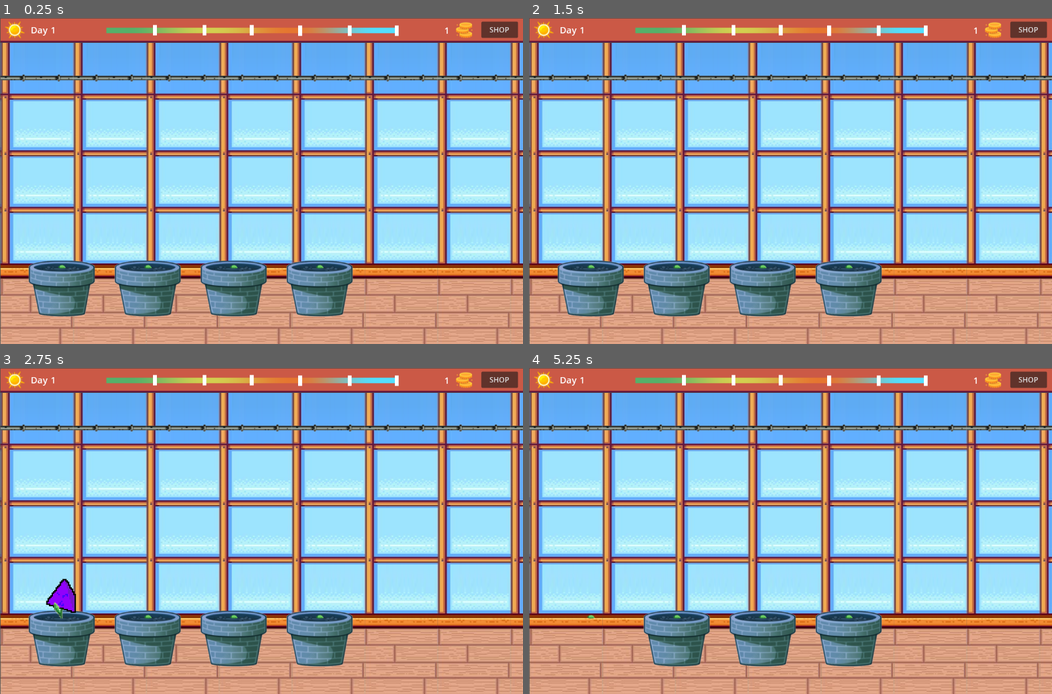
Above: before the commit, frames 1-4 (two rows, left to right).
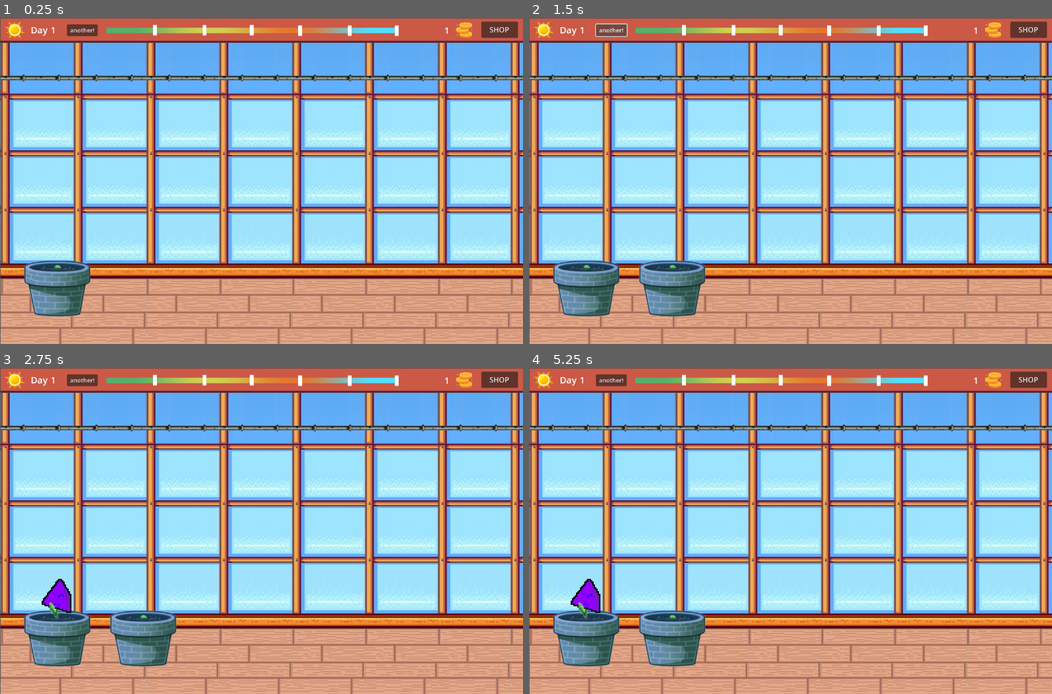
Above: after the commit, the same moments.

Repository: vickyfray/dice-farm-sim
Game: Godot game, scene res://scenes/main.tscn
Two runs of this game, one before a commit and one after it. Both use one fixed random seed, a clock stepped at 60 frames per second and the inputs below. The project has no main scene, so this scene is started directly.
Inputs (mouse positions are in pixels of both pictures, inside the frame that each line leads up to):
- Up to frame 1 (0.25 s): no input
- Up to frame 2 (1.5 s): click (591, 288) at 0.52 s; click (612, 31) at 1.25 s, where only the run after the commit has a clickable "another!"
- Up to frame 3 (2.75 s): click (62, 544) at 2.02 s
- Up to frame 4 (5.25 s): click (586, 638) at 2.77 s; click "SHOP" at 3.5 s; click "SHOP" at 4.25 s; click (591, 638) at 5.02 s

The runs differ from the first frame. In frame 1, 6.5% of the frame differs, in the area x 4-68%, y 1-92%; in frame 2, 5.4%; in frame 3, 5.8%; in frame 4, 6.9%.

Commit message:
another!

Diff:
--- /dev/null
+++ b/scenes/another.gd
@@ -0,0 +1,14 @@
+extends Button
+
+# Preload the scene you want to instance
+@onready var plant_pot_scene: PackedScene = preload("res://scenes/plant_pot.tscn")
+
+func _on_pressed() -> void:
+	# Instance the plant pot
+	var plant_pot = plant_pot_scene.instantiate()
+
+	# Get the HBoxContainer
+	var hbox = get_parent().get_node("ScrollContainer/MarginContainer/HBoxContainer")
+
+	# Add plant pot as a child
+	hbox.add_child(plant_pot)
--- a/scenes/main.tscn
+++ b/scenes/main.tscn
@@ -1,8 +1,9 @@
-[gd_scene load_steps=4 format=3 uid="uid://m24acdqdq7le"]
+[gd_scene load_steps=5 format=3 uid="uid://m24acdqdq7le"]
 
 [ext_resource type="Texture2D" uid="uid://ofubvak5x2sp" path="res://assets/images/backdrop.png" id="1_888q2"]
 [ext_resource type="Texture2D" uid="uid://cfyelivq48vhv" path="res://assets/images/top-bar.png" id="2_cdo5m"]
-[ext_resource type="PackedScene" uid="uid://csbeax6hobagr" path="res://plant_pot.tscn" id="3_huqx6"]
+[ext_resource type="Script" path="res://scenes/another.gd" id="3_14bsv"]
+[ext_resource type="PackedScene" uid="uid://cm27f41afdxil" path="res://scenes/plant_pot.tscn" id="3_huqx6"]
 
 [node name="Main" type="Node2D"]
 
@@ -52,6 +53,15 @@
 offset_bottom = 44.0
 text = "SHOP"
 
+[node name="Another" type="Button" parent="CanvasLayer"]
+offset_left = 148.0
+offset_top = 14.0
+offset_right = 216.0
+offset_bottom = 40.0
+theme_override_font_sizes/font_size = 13
+text = "another!"
+script = ExtResource("3_14bsv")
+
 [node name="ScrollContainer" type="ScrollContainer" parent="CanvasLayer"]
 layout_direction = 2
 offset_left = 1.0
@@ -62,30 +72,20 @@
 vertical_scroll_mode = 0
 scroll_deadzone = 30
 
-[node name="HBoxContainer" type="HBoxContainer" parent="CanvasLayer/ScrollContainer"]
+[node name="MarginContainer" type="MarginContainer" parent="CanvasLayer/ScrollContainer"]
+custom_minimum_size = Vector2(20, 200)
+layout_direction = 2
+layout_mode = 2
+theme_override_constants/margin_left = 50
+theme_override_constants/margin_right = 50
+
+[node name="HBoxContainer" type="HBoxContainer" parent="CanvasLayer/ScrollContainer/MarginContainer"]
 layout_mode = 2
 size_flags_horizontal = 3
 size_flags_vertical = 3
 theme_override_constants/separation = 40
 
-[node name="MarginContainerLeft" type="MarginContainer" parent="CanvasLayer/ScrollContainer/HBoxContainer"]
-custom_minimum_size = Vector2(20, 200)
-layout_direction = 2
+[node name="PlantPot" parent="CanvasLayer/ScrollContainer/MarginContainer/HBoxContainer" instance=ExtResource("3_huqx6")]
 layout_mode = 2
 
-[node name="PlantPot" parent="CanvasLayer/ScrollContainer/HBoxContainer" instance=ExtResource("3_huqx6")]
-layout_mode = 2
-
-[node name="PlantPot2" parent="CanvasLayer/ScrollContainer/HBoxContainer" instance=ExtResource("3_huqx6")]
-layout_mode = 2
-
-[node name="PlantPot3" parent="CanvasLayer/ScrollContainer/HBoxContainer" instance=ExtResource("3_huqx6")]
-layout_mode = 2
-
-[node name="PlantPot4" parent="CanvasLayer/ScrollContainer/HBoxContainer" instance=ExtResource("3_huqx6")]
-layout_mode = 2
-
-[node name="MarginContainerRight" type="MarginContainer" parent="CanvasLayer/ScrollContainer/HBoxContainer"]
-custom_minimum_size = Vector2(20, 200)
-layout_direction = 2
-layout_mode = 2
+[connection signal="pressed" from="CanvasLayer/Another" to="CanvasLayer/Another" method="_on_pressed"]
--- /dev/null
+++ b/scenes/plant_button.gd
@@ -0,0 +1,20 @@
+extends TextureButton
+
+@onready var states := [
+	preload("res://assets/images/plant-stage1.png"),
+	preload("res://assets/images/plant-stage2.png"),
+	# preload("res://assets/images/plant-stage3.png"),
+	preload("res://assets/images/plant-stage4.png"),
+	# preload("res://assets/images/plant-stage5.png"),
+	# preload("res://assets/images/plant-stage6.png"),
+	preload("res://assets/images/plant-stage7.png"),
+]
+
+var current_state := 0
+
+func _ready() -> void:
+	texture_normal = states[current_state]
+
+func _on_pressed() -> void:
+	current_state = (current_state + 1) % states.size()
+	texture_normal = states[current_state]
--- a/scenes/plant_pot.tscn
+++ b/scenes/plant_pot.tscn
@@ -1,14 +1,11 @@
-[gd_scene load_steps=8 format=3 uid="uid://csbeax6hobagr"]
+[gd_scene load_steps=6 format=3 uid="uid://cm27f41afdxil"]
 
 [ext_resource type="Script" path="res://scripts/plant_pot.gd" id="1_3td4i"]
 [ext_resource type="Texture2D" uid="uid://dy511dfwq2iq1" path="res://assets/images/pot.png" id="1_ntgyw"]
 [ext_resource type="Texture2D" uid="uid://dryijhm5joisc" path="res://assets/images/plant-stage1.png" id="3_g0ofb"]
-[ext_resource type="Texture2D" uid="uid://d4fc7a6qhew7v" path="res://assets/images/plant-stage4.png" id="4_nljer"]
-[ext_resource type="Texture2D" uid="uid://dou1mu2s45ajw" path="res://assets/images/plant-stage2.png" id="5_048yv"]
+[ext_resource type="Script" path="res://scenes/plant_button.gd" id="4_m7b10"]
 
 [sub_resource type="Theme" id="Theme_vp2dj"]
-
-[sub_resource type="ImageTexture" id="ImageTexture_e750n"]
 
 [node name="PlantPot" type="TextureRect"]
 custom_minimum_size = Vector2(150, 440)
@@ -21,14 +18,13 @@
 metadata/_edit_vertical_guides_ = [150.0]
 metadata/_edit_horizontal_guides_ = [551.0]
 
-[node name="Pot" type="TextureButton" parent="."]
+[node name="PotButton" type="TextureButton" parent="."]
 layout_mode = 0
 offset_left = 2.0
 offset_top = 425.0
 offset_right = 149.0
 offset_bottom = 548.0
 texture_normal = ExtResource("1_ntgyw")
-texture_hover = SubResource("ImageTexture_e750n")
 
 [node name="PlantButton" type="TextureButton" parent="."]
 layout_mode = 0
@@ -37,5 +33,6 @@
 offset_right = 143.0
 offset_bottom = 448.0
 texture_normal = ExtResource("3_g0ofb")
-texture_pressed = ExtResource("4_nljer")
-texture_hover = ExtResource("5_048yv")
+script = ExtResource("4_m7b10")
+
+[connection signal="pressed" from="PlantButton" to="PlantButton" method="_on_pressed"]
--- a/scenes/plant_pot2.tscn
+++ /dev/null
@@ -1,30 +0,0 @@
-[gd_scene load_steps=7 format=3 uid="uid://c6d312ggdnn8d"]
-
-[ext_resource type="Script" path="res://scripts/plant_pot.gd" id="1_nqvok"]
-[ext_resource type="Texture2D" uid="uid://dy511dfwq2iq1" path="res://assets/images/pot.png" id="2_1nuel"]
-[ext_resource type="Texture2D" uid="uid://dryijhm5joisc" path="res://assets/images/plant-stage1.png" id="3_6g5im"]
-[ext_resource type="Texture2D" uid="uid://du7u50nh7nx3b" path="res://assets/images/pot_hover.png" id="3_41r6o"]
-[ext_resource type="Texture2D" uid="uid://bloo4122engp0" path="res://assets/images/pot_click.png" id="3_k5ki2"]
-
-[sub_resource type="Theme" id="Theme_vp2dj"]
-
-[node name="PlantPot" type="TextureRect"]
-offset_right = 196.0
-offset_bottom = 443.0
-theme = SubResource("Theme_vp2dj")
-expand_mode = 2
-script = ExtResource("1_nqvok")
-
-[node name="Pot" type="TextureButton" parent="."]
-layout_mode = 0
-offset_left = 26.0
-offset_top = 316.0
-offset_right = 173.0
-offset_bottom = 439.0
-texture_normal = ExtResource("2_1nuel")
-texture_pressed = ExtResource("3_k5ki2")
-texture_hover = ExtResource("3_41r6o")
-
-[node name="Plant" type="Sprite2D" parent="."]
-position = Vector2(96.5, 169.5)
-texture = ExtResource("3_6g5im")
--- a/scripts/plant_pot.gd
+++ b/scripts/plant_pot.gd
@@ -5,9 +5,9 @@
 	set(value):
 		plant_texture = value
 		if plant:
-			plant.texture = value
+			plant.texture_normal = value
 @onready var plant = $PlantButton
 
 func _ready():
 	if plant and plant_texture:
-		plant.texture = plant_texture
+		plant.texture_normal = plant_texture
